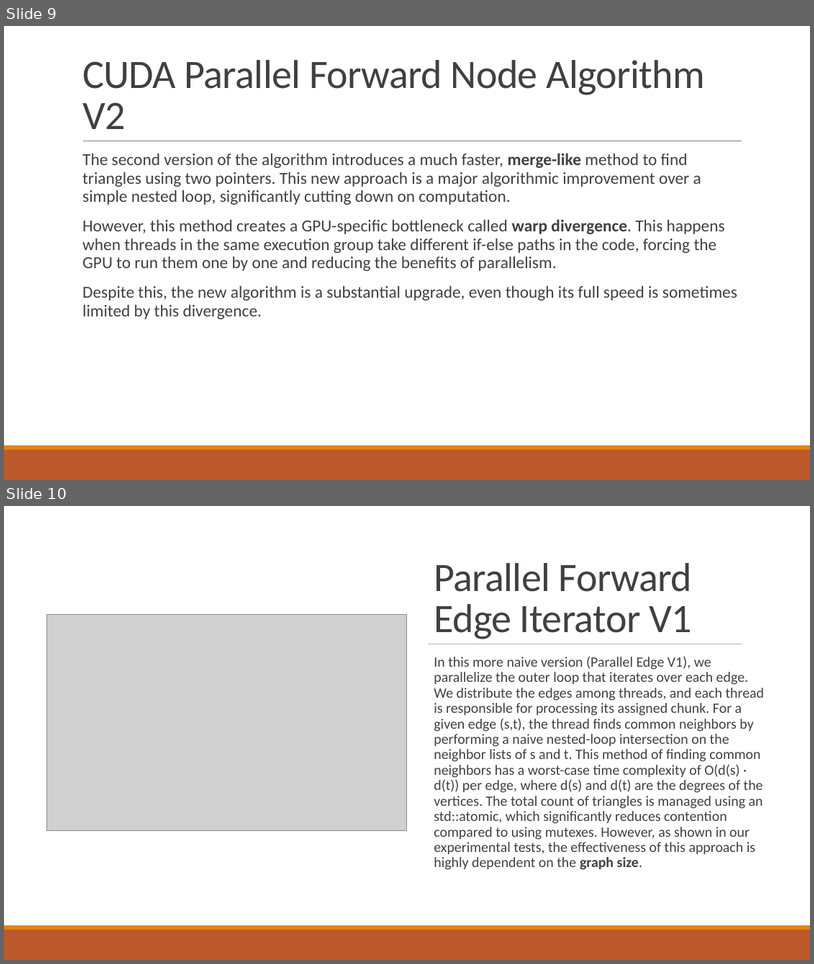
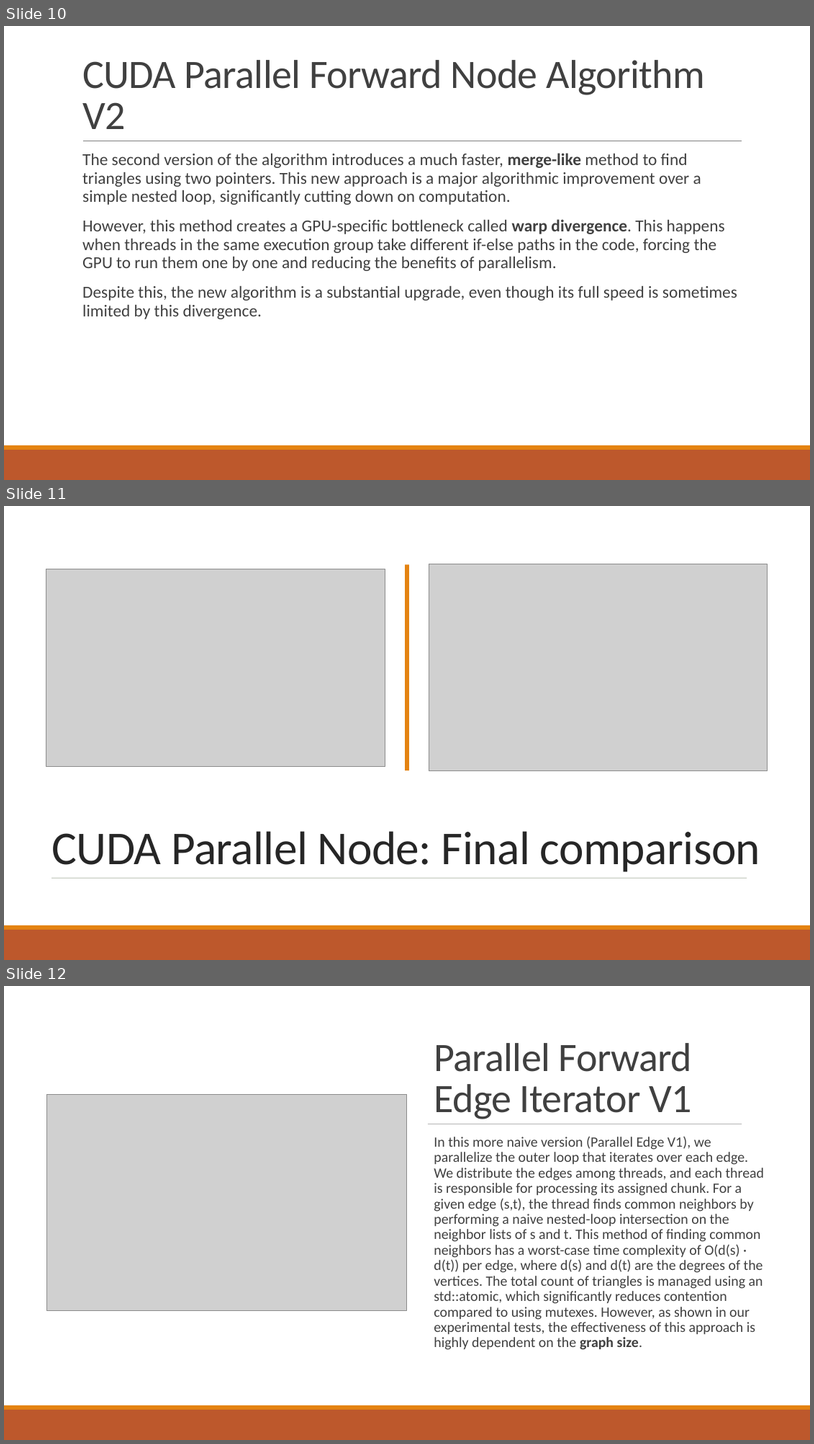
Before and after one commit to RiccardoRevalor/ParallelTriangleCounting, a slide deck: presentation.pptx. Shown one above the other, each under a label of ours: slides 9 and 10 before the commit, slides 10, 11 and 12 after it. The pictures are 814x964 and 814x1444 pixels, drawn with LibreOffice and Linux fonts; fonts in the diff are those of the drawing; grey boxes stand for pictures. Boxes give left, top, right and bottom in pixels: in the first picture for what was removed or moved away, otherwise in the second. Text is boxed around its words. In the diff, an @@ line names an element or a change of style, - is before the commit and + after.

Commit message:
feat: updated presentation with comparison charts for node algorithms

```diff
--- a/presentation.pptx
+++ b/presentation.pptx
@@ slide 11 added at [4, 506, 810, 960], background #FFFFFF @@
@@ rectangle added at [4, 506, 810, 925], fill #FFFFFF @@
@@ picture added at [46, 569, 385, 765] @@
@@ rectangle added at [405, 565, 409, 770], fill #E48312 @@
@@ picture added at [430, 564, 768, 770] @@
@@ title added at [52, 831, 761, 872], 56 pt, text #262626 @@
+CUDA Parallel Node: Final comparison
@@ line added from (52, 878) to (748, 878), #637052 0.5 pt @@
@@ rectangle added at [4, 925, 810, 929], fill #E48312 @@
@@ rectangle added at [4, 929, 810, 960], fill #BD582C @@
@@ what was slide 9 is now slide 10 @@
@@ what was slide 10 is now slide 12 @@
```
Also in this commit, not shown: 1 other slide added, 1 other file.
